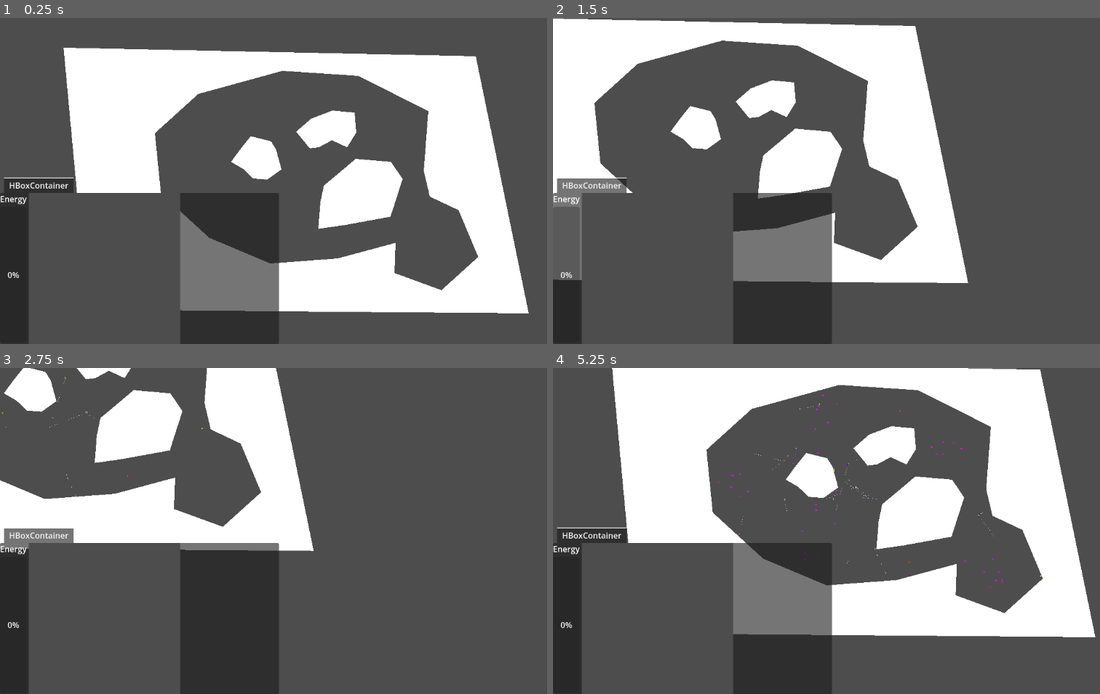
Above: before the commit, frames 1-4 (two rows, left to right).
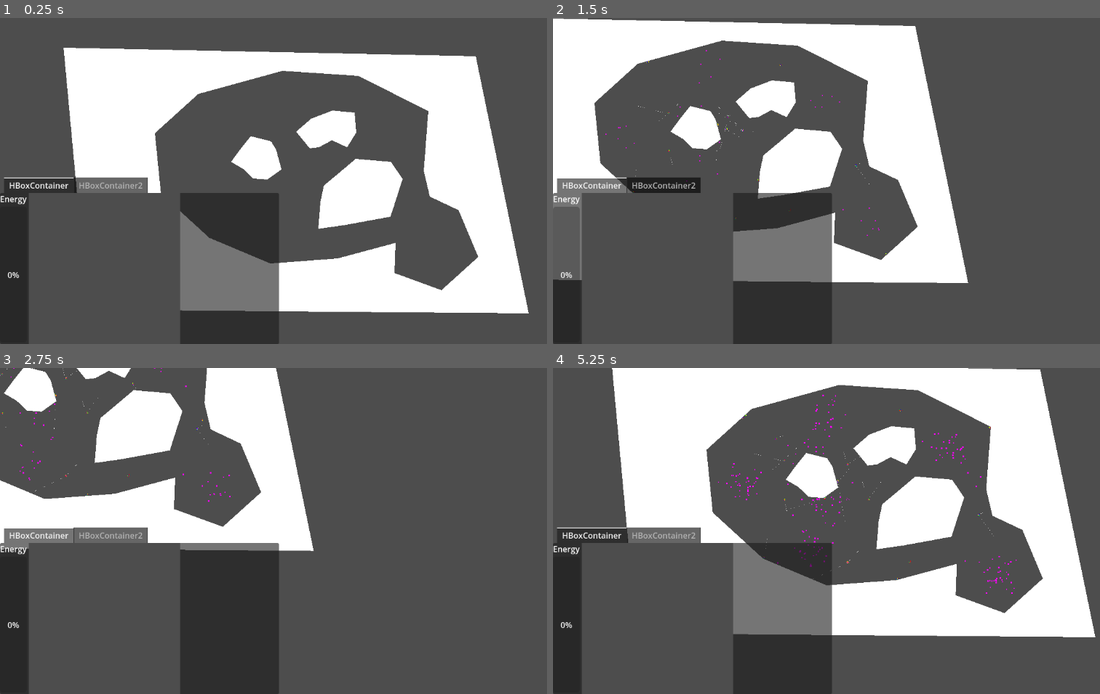
Above: after the commit, the same moments.

Repository: 06gusmog/EVOLUTIONATOR-4000
Game: Godot game, scene res://Misc/world.tscn
Same seed, same stepped clock (60 frames per second), same inputs: the game is played once before the commit and once after it.
Inputs (mouse positions are in pixels of both pictures, inside the frame that each line leads up to):
- Up to frame 1 (0.25 s): no input
- Up to frame 2 (1.5 s): tap Enter at 0.5 s; move the mouse to (968, 164) at 0.52 s; hold Right (right) 0.53-1.28 s; click (968, 164) at 0.6 s; move the mouse to (728, 197) at 1.27 s; hold Down (down) from 1.28 s (still down); click (728, 197) at 1.35 s
- Up to frame 3 (2.75 s): move the mouse to (350, 459) at 2.02 s; release Down (down) at 2.03 s; hold Right (right) from 2.03 s (still down); tap Shift (zoom_in) at 2.1 s; click (350, 459) at 2.3 s
- Up to frame 4 (5.25 s): move the mouse to (684, 475) at 2.77 s; release Right (right) at 2.78 s; hold Up (up) 2.78-3.53 s; tap Ctrl (zoom_out) at 2.85 s; click (684, 475) at 3.05 s; move the mouse to (645, 436) at 3.52 s; hold Left (left) 3.53-5.03 s; click (645, 436) at 3.6 s; move the mouse to (629, 547) at 4.27 s; click (629, 547) at 4.35 s; move the mouse to (826, 501) at 5.02 s; hold Down (down) from 5.03 s (still down); tap Shift (zoom_in) at 5.1 s

The runs differ from the first frame. In frame 1, 0.7% of the frame differs, in the area x 13-27%, y 48-54%; in frame 2, 0.7%; in frame 3, 0.8%; in frame 4, 1.0%, in the area x 13-90%, y 8-70%.

Commit message:
Lineage Tracking Working!
Recursive function to draw out the lineage now FULLY FUNCTIONAL!!

Diff:
--- a/Godot/Misc/UserInterface.gd
+++ b/Godot/Misc/UserInterface.gd
@@ -10,11 +10,14 @@
 @onready var creature_sim = $"Creature View/Creature Sim"
 @onready var progress_bar = $"TabContainer/HBoxContainer/Creature View/ProgressBar"
 @onready var world = $"../.."
+@onready var texture_rect = $TabContainer/HBoxContainer2/AspectRatioContainer/TextureRect
 
 var visual_creature_file = preload("res://Misc/UI assets/visual_creature.tscn")
 const CONNECTION2D = preload("res://Misc/UI assets/connection.gd")
 
-
+func _ready():
+	var blank_image = Image.create(10,10, false, Image.FORMAT_RGBA8)
+	blank_image.save_png('res://Lineage Tracking/Icons/test.png')
 
 func _process(_delta):
 	camera_2d.position += Input.get_vector( 'left', 'right', 'up', 'down') * camera_move_speed * 1/camera_2d.zoom
@@ -77,6 +80,11 @@
 
 
 func creature_clicked(creature):
+	var relative_lineage = LineageLogger.get_relative_lineage(creature.creatureID)
+	var image = LineageLogger.get_image(relative_lineage.keys()[1])
+	texture_rect.texture = ImageTexture.create_from_image(image)
+	image.save_png('res://Lineage Tracking/Icons/test.png')
+	print_rich('[img]res://Lineage Tracking/Icons/test.png[/img]')
 	if is_instance_valid(creature_selected):
 		if creature_selected.get_child(0).get_child(0).visible:
 			creature_selected.get_child(0).get_child(0).visible = false
--- a/Godot/Misc/world.tscn
+++ b/Godot/Misc/world.tscn
@@ -11,6 +11,8 @@
 
 [sub_resource type="ViewportTexture" id="ViewportTexture_xdqrd"]
 viewport_path = NodePath("CanvasLayer/UserInterface/Creature View")
+
+[sub_resource type="ImageTexture" id="ImageTexture_6sdd6"]
 
 [node name="World" type="Node2D"]
 script = ExtResource("1_yl8cj")
@@ -197,6 +199,24 @@
 texture = SubResource("ViewportTexture_xdqrd")
 expand_mode = 4
 
+[node name="HBoxContainer2" type="HBoxContainer" parent="CanvasLayer/UserInterface/TabContainer"]
+visible = false
+layout_mode = 2
+
+[node name="AspectRatioContainer" type="AspectRatioContainer" parent="CanvasLayer/UserInterface/TabContainer/HBoxContainer2"]
+custom_minimum_size = Vector2(100, 100)
+layout_mode = 2
+stretch_mode = 1
+alignment_horizontal = 0
+
+[node name="TextureRect" type="TextureRect" parent="CanvasLayer/UserInterface/TabContainer/HBoxContainer2/AspectRatioContainer"]
+texture_filter = 1
+custom_minimum_size = Vector2(300, 200)
+layout_mode = 2
+texture = SubResource("ImageTexture_6sdd6")
+expand_mode = 5
+stretch_mode = 4
+
 [node name="Creature View" type="SubViewport" parent="CanvasLayer/UserInterface"]
 
 [node name="Creature Sim" type="Node2D" parent="CanvasLayer/UserInterface/Creature View"]
--- a/Godot/Standards/global_settings.gd
+++ b/Godot/Standards/global_settings.gd
@@ -30,7 +30,7 @@
 	}
 
 # Physics
-var simulation_speed = 2
+var simulation_speed = 10
 var food_cap = 1000
 var ticks_per_second = 30
 
--- a/Godot/Standards/lineage_logger.gd
+++ b/Godot/Standards/lineage_logger.gd
@@ -1,17 +1,58 @@
 extends Node
 # Lineage tracking
-#[parent, children, time of birth, time of death(-1.0 if alive), ICON, DNA]
-var creature_tree = {'-1':['-1', [], 0.0, -1.0, '', {}]} # Starting with the root creature
+#[parent, children, time of birth, time of death(-1.0 if alive), DNA]
+var creature_tree = {"-1": ["-1", [], 0, -1, "", {  }]}
 
 func log_creature_creation(parentID, DNA):
-	var icon_location = generate_icon(DNA, GlobalSettings.color_sheet)
-	creature_tree[str(len(creature_tree))] = [parentID, [], Time.get_ticks_msec(), -1.0, icon_location, DNA]
+	creature_tree[str(len(creature_tree))] = [parentID, [], Time.get_ticks_msec(), -1.0, DNA]
 	if parentID != '-1':
 		creature_tree[parentID][1].append(str(len(creature_tree)-1))
 	return str(len(creature_tree)-1)
 
 func log_creature_death(creatureID):
 	creature_tree[creatureID][3] = Time.get_ticks_msec()
+
+func get_image(creatureID: String):
+	var paddingx = 1
+	var paddingy = 1
+	var edge_thickness = 1
+	var edge_color = Color.WHITE
+	var childrenIDs = creature_tree[creatureID][1]
+	if len(childrenIDs) > 0:
+		# Get all child icons recursively
+		var images = []
+		var sizex = 0
+		var sizey = 0
+		for childID in childrenIDs:
+			images.append(get_image(childID))
+			if images[-1].get_height() > sizey:
+				sizey = images[-1].get_height()
+			sizex += images[-1].get_width()
+
+		# Create image and selfie
+		var selfie = generate_icon(creature_tree[creatureID][4], GlobalSettings.color_sheet)
+		var groupie = Image.create(sizex + (len(images) + 1) * paddingx + edge_thickness * 2, sizey + paddingy + selfie.get_height(), false, Image.FORMAT_RGBA8)
+		groupie.fill(Color.BLACK)
+
+		# Set edge pixels white
+		var groupie_width = groupie.get_width()
+		for x in range(edge_thickness):
+			for y in range(groupie.get_height()):
+				groupie.set_pixel(x, y, edge_color)
+				groupie.set_pixel(groupie_width - x - 1, y, edge_color)
+
+		# Add everything together
+		var selfie_rect = Rect2(Vector2(0,0), Vector2(selfie.get_width(), selfie.get_height()))
+		groupie.blit_rect(selfie, selfie_rect, Vector2(int((groupie.get_width()-selfie.get_width() + 1)/2), 0))
+		var y_pos = selfie.get_height() + paddingy
+		var width_sum = edge_thickness + paddingx
+		for image in images:
+			var image_rect = Rect2(Vector2(0,0), Vector2(image.get_width(), image.get_height()))
+			groupie.blit_rect(image, image_rect, Vector2(width_sum, y_pos))
+			width_sum += image.get_width() + paddingx
+		return groupie
+
+	return generate_icon(creature_tree[creatureID][4], GlobalSettings.color_sheet)
 
 func generate_icon(DNA, color_sheet):
 	var lowest_positions = Vector2(0,0)
@@ -28,11 +69,11 @@
 			icon_size.y = pos.y
 	icon_size -= lowest_positions # Because lowest_positions is negative
 	var icon = Image.create(icon_size.x+1, icon_size.y+1, false, Image.FORMAT_RGBA8)
+	icon.fill(Color.BLACK)
 	for RNA in DNA:
 		icon.set_pixel(RNA['Position'].x - lowest_positions.x, RNA['Position'].y - lowest_positions.y, color_sheet[RNA['Type']])
 
-	icon.save_png('res://Lineage Tracking/Icons/' + str(len(creature_tree)) + '.png')
-	return 'res://Lineage Tracking/Icons/' + str(len(creature_tree)) + '.png'
+	return icon
 
 func get_relative_lineage(creatureID):
 	# Get first creature in the chain
@@ -46,6 +87,7 @@
 	var list_of_creatureIDs = [creatureID]
 	while i < len(list_of_creatureIDs):
 		list_of_creatureIDs.append_array(creature_tree[list_of_creatureIDs[i]][1])
+		i += 1
 
 	# Convert that list into the dictionary we want
 	var relative_lineage = {'-1':['-1', [], 0.0, -1.0, '', {}]}
Binary file removed: Godot/Lineage Tracking/Icons/1.png
Not shown, removed: Godot/Lineage Tracking/Icons/1.png.import
Binary file removed: Godot/Lineage Tracking/Icons/10.png
Not shown, removed: Godot/Lineage Tracking/Icons/10.png.import
Binary file removed: Godot/Lineage Tracking/Icons/11.png
Not shown, removed: Godot/Lineage Tracking/Icons/11.png.import
Binary file removed: Godot/Lineage Tracking/Icons/12.png
Not shown, removed: Godot/Lineage Tracking/Icons/12.png.import
Binary file removed: Godot/Lineage Tracking/Icons/13.png
Not shown, removed: Godot/Lineage Tracking/Icons/13.png.import
Binary file removed: Godot/Lineage Tracking/Icons/14.png
Binary file removed: Godot/Lineage Tracking/Icons/15.png
(and 28 more such lines)
